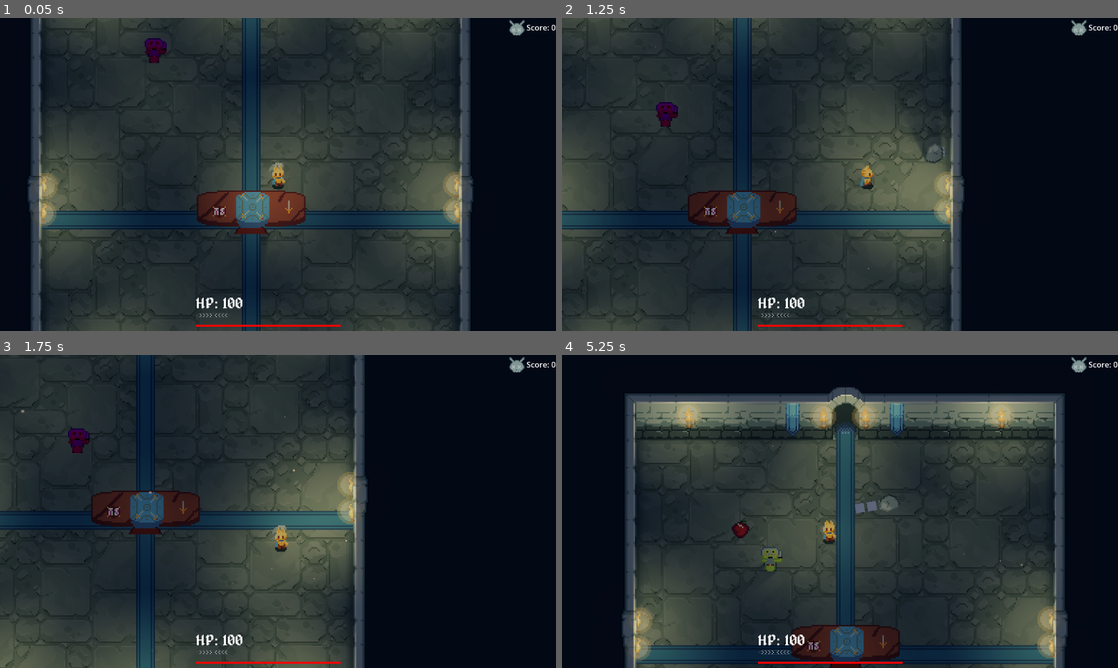
Above: before the commit, frames 1-4 (two rows, left to right).
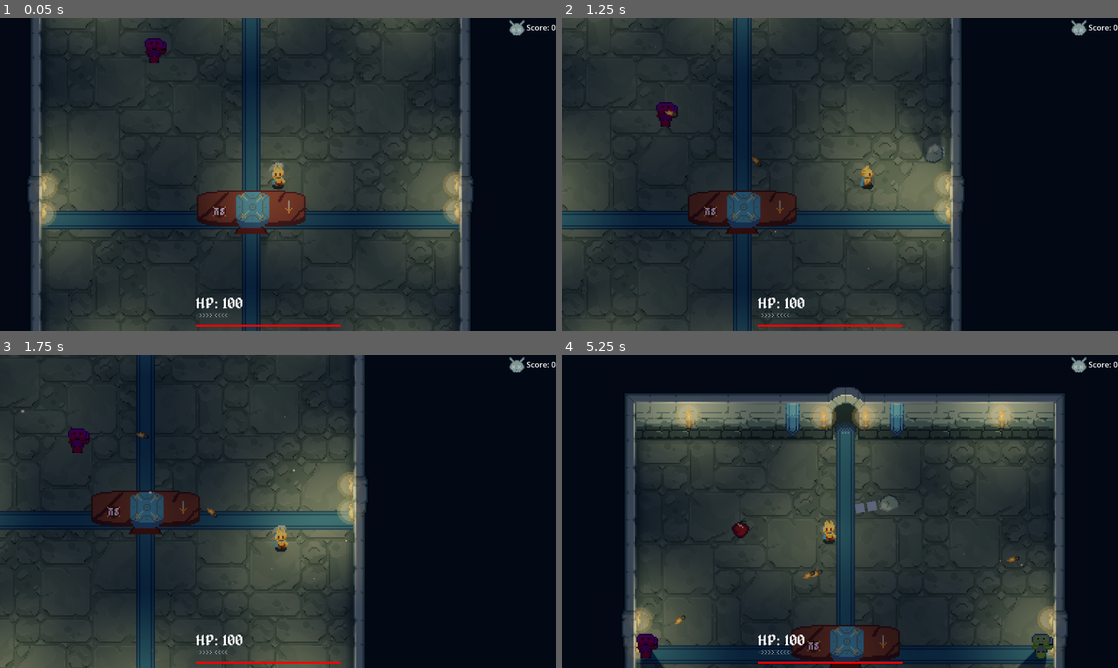
Above: after the commit, the same moments.

Repository: GastonVerussa2/Jamtastic
Game: Godot game, scene res://escenas/escena_principal/main_scene.tscn
The game is run twice, just before and just after one commit, with the same random seed, the same clock (stepped at 60 frames per second) and the same inputs.
Inputs (mouse positions are in pixels of both pictures, inside the frame that each line leads up to):
- Up to frame 1 (0.05 s): no input
- Up to frame 2 (1.25 s): move the mouse to (962, 158) at 0.52 s; press the mouse at (962, 158) at 0.53 s; hold D (right) from 0.53 s (still down)
- Up to frame 3 (1.75 s): move the mouse to (166, 527) at 1.27 s; release D (right) at 1.28 s; release the mouse at (166, 527) at 1.28 s; hold S (down) from 1.28 s (still down); click (166, 527) at 1.35 s
- Up to frame 4 (5.25 s): move the mouse to (895, 442) at 2.02 s; release S (down) at 2.03 s; press the mouse at (895, 442) at 2.03 s; hold D (right) 2.03-2.78 s; tap B (barra) at 2.1 s; move the mouse to (812, 574) at 2.77 s; release the mouse at (812, 574) at 2.78 s; hold W (up) 2.78-3.53 s; tap Space (dash) at 2.85 s; click (812, 574) at 3.05 s; move the mouse to (1006, 558) at 3.52 s; hold L (disable_spawn) 3.53-4.28 s; hold A (left) 3.53-5.03 s; click (1006, 558) at 3.8 s; move the mouse to (673, 464) at 4.27 s; tap G (gregory) at 4.35 s; click (673, 464) at 4.55 s; move the mouse to (867, 511) at 5.02 s; press the mouse at (867, 511) at 5.03 s; hold S (down) from 5.03 s (still down)

Frame 1 is identical in both runs. In frame 2, less than 0.1% of the frame differs, in the area x 18-36%, y 29-48%; in frame 3, less than 0.1%; in frame 4, 1.0%, in the area x 13-89%, y 61-100%.

Commit message:
enemigos rango
agregado el spawn de enemigos rango
Los enemigos rango disparan jaja

Diff:
--- a/escenas/enemigos/enemigo/enemy_ranged.gd
+++ b/escenas/enemigos/enemigo/enemy_ranged.gd
@@ -1,10 +1,13 @@
 extends CharacterBody2D
+
+var projectile_scene = preload("res://escenas/enemigos/projectile.tscn")
 
 @export var speed: float = 75.0
 @export var sonido_spawn: AudioStreamPlayer2D
 @export var material_personaje_rojo: ShaderMaterial
 @export var sprite: Sprite2D
 @export var change_direction_timer: Timer
+@export var attack_timer: Timer
 
 var damage: int = 10
 var player: Node2D
@@ -13,6 +16,9 @@
 var main: MainScene
 var experience_granted: int = 1
 var direction: Vector2
+var projectile_speed: float = 100
+var attack_speed: float = 1
+
 
 func _ready():
 	main = get_tree().get_first_node_in_group("main")
@@ -23,6 +29,8 @@
 	sonido_spawn.play()
 	direction = Vector2.RIGHT.rotated(randf_range(0.0, 360.0))
 	change_direction_timer.timeout.connect(change_direction)
+	attack_timer.wait_time = attack_speed
+	attack_timer.timeout.connect(attack)
 
 
 func _physics_process(_delta):
@@ -33,8 +41,8 @@
 func change_direction():
 	direction = Vector2.RIGHT.rotated(randf_range(0.0, 360.0))
 
-func get_hit(damage: int):
-	health -= damage
+func get_hit(damage_taken: int):
+	health -= damage_taken
 	sprite.material = material_personaje_rojo
 	await get_tree().create_timer(0.1).timeout
 	sprite.material = null
@@ -43,6 +51,12 @@
 		queue_free()
 		_notificar_muerte()
 
+func attack():
+	if player == null:
+		player = get_tree().get_first_node_in_group("player")
+	var projectile = projectile_scene.instantiate() as Projectile
+	projectile.throw(self.global_position, player.global_position, projectile_speed, damage)
+	main.add_child(projectile)
 
 func _notificar_muerte():
 	if main:
--- a/escenas/enemigos/enemigo/enemy_ranged.tscn
+++ b/escenas/enemigos/enemigo/enemy_ranged.tscn
@@ -26,7 +26,7 @@
 stream = ExtResource("1_2hkyt")
 max_distance = 4096.0
 
-[node name="enemy" type="CharacterBody2D" parent="." unique_id=1142249714 node_paths=PackedStringArray("sonido_spawn", "sprite", "change_direction_timer") groups=["enemy"]]
+[node name="enemy" type="CharacterBody2D" parent="." unique_id=1142249714 node_paths=PackedStringArray("sonido_spawn", "sprite", "change_direction_timer", "attack_timer") groups=["enemy"]]
 collision_layer = 2
 collision_mask = 39
 motion_mode = 1
@@ -34,6 +34,7 @@
 sonido_spawn = NodePath("../sonido_spawn")
 sprite = NodePath("Sprite2D")
 change_direction_timer = NodePath("ChangeDirection")
+attack_timer = NodePath("AttackTimer")
 
 [node name="PointLight2D" type="PointLight2D" parent="enemy" unique_id=765514006]
 visible = false
@@ -67,3 +68,7 @@
 [node name="ChangeDirection" type="Timer" parent="enemy" unique_id=1798222535]
 wait_time = 2.0
 autostart = true
+
+[node name="AttackTimer" type="Timer" parent="enemy" unique_id=1126309063]
+wait_time = 0.2
+autostart = true
--- /dev/null
+++ b/escenas/enemigos/projectile.gd
@@ -0,0 +1,38 @@
+class_name Projectile
+
+extends CharacterBody2D
+
+@export var area_pared: Area2D
+@export var area_prota: Area2D
+
+var _direction: Vector2
+var _is_ready := false
+var _speed: float
+var _damage: float
+
+# Called when the node enters the scene tree for the first time.
+func _ready() -> void:
+	area_pared.body_entered.connect(toca_pared)
+	area_prota.body_entered.connect(toca_prota)
+	pass # Replace with function body.
+
+# Called every frame. 'delta' is the elapsed time since the previous frame.
+func _process(_delta: float) -> void:
+	if _is_ready:
+		move_and_slide()
+
+func throw(from: Vector2, to: Vector2, speed_granted: float, damage_granted: float):
+	global_position = from
+	look_at(to)
+	_direction = (to - from).normalized()
+	_speed = speed_granted
+	velocity = _direction * _speed
+	_damage = damage_granted
+	_is_ready = true
+
+func toca_pared(_body: Node2D):
+	queue_free()
+
+func toca_prota(body: Node2D):
+	body.get_hit(_damage)
+	queue_free()
--- /dev/null
+++ b/escenas/enemigos/projectile.tscn
@@ -0,0 +1,43 @@
+[gd_scene format=3 uid="uid://jaqi7n5sj8md"]
+
+[ext_resource type="Script" uid="uid://tmnf46ckwdr1" path="res://escenas/enemigos/projectile.gd" id="1_8tec6"]
+[ext_resource type="Texture2D" uid="uid://caktbeo8qam7v" path="res://sprites/Nivel_3/Torch Top.png" id="1_uejbt"]
+
+[sub_resource type="RectangleShape2D" id="RectangleShape2D_8tec6"]
+size = Vector2(8, 3.5)
+
+[sub_resource type="RectangleShape2D" id="RectangleShape2D_pg0jw"]
+size = Vector2(8, 2)
+
+[sub_resource type="RectangleShape2D" id="RectangleShape2D_fvw5r"]
+size = Vector2(10, 4)
+
+[node name="Projectile" type="CharacterBody2D" unique_id=653357116 node_paths=PackedStringArray("area_pared", "area_prota")]
+collision_layer = 0
+collision_mask = 0
+script = ExtResource("1_8tec6")
+area_pared = NodePath("AreaPared")
+area_prota = NodePath("AreaProta")
+
+[node name="CollisionShape2D" type="CollisionShape2D" parent="." unique_id=2063546857]
+position = Vector2(1, 0)
+shape = SubResource("RectangleShape2D_8tec6")
+
+[node name="Sprite2D" type="Sprite2D" parent="." unique_id=881229242]
+position = Vector2(-1.1799863e-09, 0.09895163)
+rotation = -1.5707964
+scale = Vector2(0.6329839, 0.6)
+texture = ExtResource("1_uejbt")
+
+[node name="AreaPared" type="Area2D" parent="." unique_id=2126901014]
+collision_layer = 0
+
+[node name="CollisionShape2D" type="CollisionShape2D" parent="AreaPared" unique_id=1309741173]
+shape = SubResource("RectangleShape2D_pg0jw")
+
+[node name="AreaProta" type="Area2D" parent="." unique_id=1309204587]
+collision_layer = 0
+collision_mask = 4
+
+[node name="CollisionShape2D" type="CollisionShape2D" parent="AreaProta" unique_id=239480941]
+shape = SubResource("RectangleShape2D_fvw5r")
--- a/escenas/enemigos/spawner/spawner.gd
+++ b/escenas/enemigos/spawner/spawner.gd
@@ -3,6 +3,7 @@
 extends Node2D
 
 var enemy_scene = preload("res://escenas/enemigos/enemigo/enemy.tscn")
+var ranged_enemy_scene = preload("res://escenas/enemigos/enemigo/enemy_ranged.tscn")
 
 @export var spawn_interval: float = 1.5
 @export var spawn_radius_min: float = 200
@@ -14,6 +15,7 @@
 var spawning := true
 var spawn_points: Array[Node]
 var main: MainScene
+var ranged_chance: float = 0.25
 
 func _ready():
 	await get_tree().create_timer(0.2).timeout
@@ -30,6 +32,9 @@
 func level_up():
 	#spawn_interval *= 0.9
 	timer.wait_time *= 0.9
+	ranged_chance += 0.05
+	if ranged_chance > 0.9:
+		ranged_chance = 0.9
 
 func start_spawning():
 	while spawning:
@@ -41,10 +46,18 @@
 
 	var spawn: int = randi_range(0, spawn_points.size() - 1)
 
+
 	if Input.is_action_pressed("disable_spawn"):
 		spawning = false
 
-	var enemy = enemy_scene.instantiate()
+	var type: float = randf_range(0, 1)
+
+	var enemy: Node2D
+
+	if type <= ranged_chance:
+		enemy = ranged_enemy_scene.instantiate()
+	else:
+		enemy = enemy_scene.instantiate()
 
 	enemy.global_position = spawn_points[spawn].global_position
 
--- a/escenas/niveles/nivel_1/food_spawner.gd
+++ b/escenas/niveles/nivel_1/food_spawner.gd
@@ -20,7 +20,7 @@
 
 	var food = food_scene.instantiate()
 
-	add_child(food)
-
 	food.global_position.x = x
 	food.global_position.y = y
+
+	add_child(food)
--- a/escenas/protagonista/protagonista.gd
+++ b/escenas/protagonista/protagonista.gd
@@ -192,6 +192,31 @@
 	else:
 		_velocidad += amount * _dash_multiplier
 
+func get_hit(damage):
+	if not _muerto && invunerability_timer.is_stopped():
+		PlayerHpManager.change_health(-damage)
+		invunerability_timer.start()
+
+		if PlayerHpManager.health == 0:
+			animacion.material = material_personaje_rojo
+			animacion.stop()
+			_muerto = true
+			sonido_muerte.play()
+
+			death_timer.start()
+		else:
+			sonido_daño.play()
+			blink_timer.start()
+			while invunerability_timer.time_left > 0.1:
+				if animacion.material == null:
+					animacion.material = material_personaje_rojo
+				else:
+					animacion.material = null
+				await blink_timer.timeout
+			blink_timer.stop()
+			if not _muerto:
+				animacion.material = null
+
 
 func _dash_replenished():
 	blink_timer.start()
Not shown: 1 places in escenas/UpgradeMenu/upgrade_menu.tscn that only renumber resources
Not shown, added: escenas/enemigos/projectile.gd.uid
